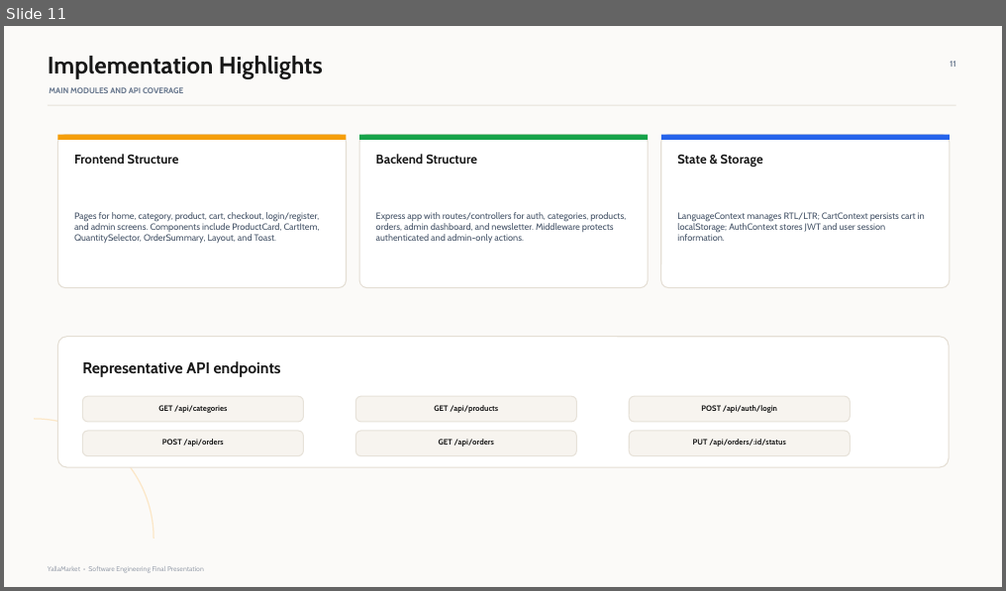
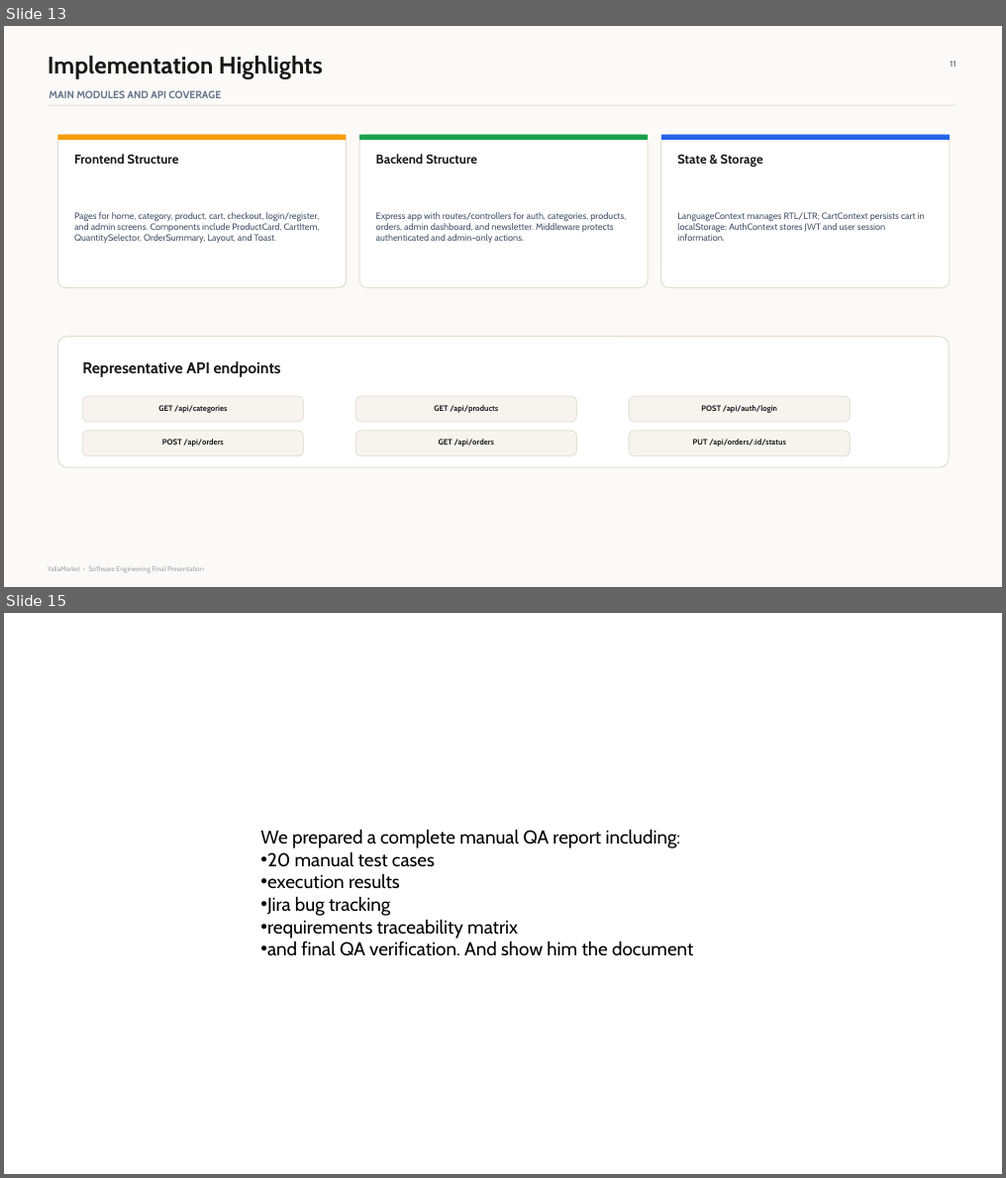
Before and after one commit to BaraaMasri99/yallaMarket, a slide deck: docs/PowerPoint/YallaMarket_Final_Presentation.pptx. Shown one above the other, each under a label of ours: slide 11 before the commit, slides 13 and 15 after it; the slides between them are not shown. The pictures are 1006x591 and 1006x1178 pixels, drawn with LibreOffice and Linux fonts; fonts in the diff are those of the drawing. Boxes give left, top, right and bottom in pixels: in the first picture for what was removed or moved away, otherwise in the second. Text is boxed around its words. In the diff, an @@ line names an element or a change of style, - is before the commit and + after.

```diff
--- a/docs/PowerPoint/YallaMarket_Final_Presentation.pptx
+++ b/docs/PowerPoint/YallaMarket_Final_Presentation.pptx
@@ slide 15 added at <box>4,613,1002,1174</box>, background #FFFFFF @@
@@ text added at <box>260,829,693,957</box>, 18 pt, text #000000 @@
+We prepared a complete manual QA report including:
+• 20 manual test cases
+• execution results
+• Jira bug tracking
+• requirements traceability matrix
+• and final QA verification. And show him the document
@@ what was slide 11 is now slide 13 @@
@@ slide 13 changed as well @@
@@ text "MAIN MODULES AND API COVERAGE" at <box>49,90,221,98</box>: size 7.8 to 10 pt @@
@@ arc (boxed as its full ellipse) removed at <box>4,419,153,587</box> @@
```
Also in this commit, not shown: 13 other slides changed, 3 other slides added, 2 slides removed, 15 other files.
